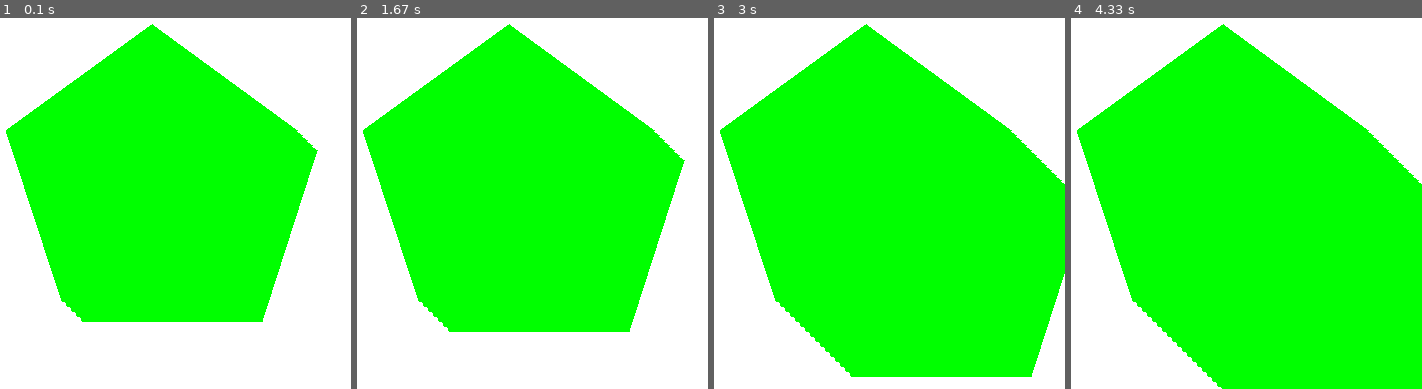
Above: before the commit, frames 1-4 (left to right).
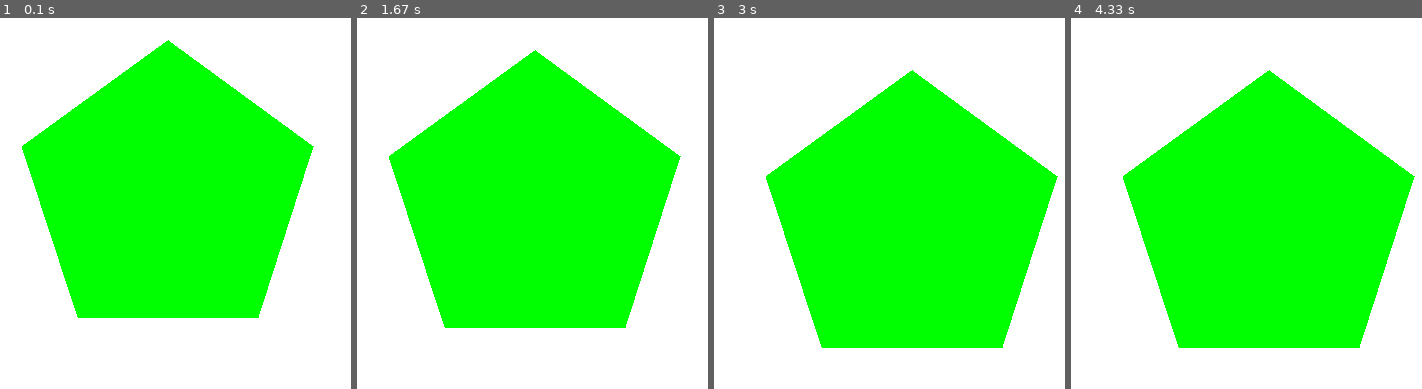
Above: after the commit, the same moments.

Repository: gdebord/hello_pygame
Game: pygame game, started from hello.py
Same seed, same stepped clock (60 frames per second), same inputs: the game is played once before the commit and once after it.
Inputs:
- Up to frame 1 (0.1 s): no input
- Up to frame 2 (1.67 s): tap Enter at 0.33 s
- Up to frame 3 (3 s): tap Space at 1.67, 2.13, 2.63 s
- Up to frame 4 (4.33 s): tap Space at 3.07, 3.57 s

The runs differ from the first frame. In frame 1, 6.2% of the frame differs, in the area x 1-91%, y 1-82%; in frame 2, 9.3%; in frame 3, 23%; in frame 4, 26%, in the area x 1-100%, y 1-100%.

Commit message:
messing around

Diff:
--- a/hello.py
+++ b/hello.py
@@ -1,4 +1,4 @@
-import pygame, sys
+import pygame, sys, time
 
 from pygame.locals import *
 
@@ -20,10 +20,15 @@
 #pygame.draw.polygon(DISPLAYSURF, GREEN, ((196,30),(341,136),(286,307),(106,307),(50,136)))
 
 x = 5
+diff = 5
+x_vector = 1
+y_vector = 1
 
 while True: # main game loop
 
   for event in pygame.event.get():
+
+    DISPLAYSURF.fill(WHITE)
 
     if event.type == QUIT:
 
@@ -31,9 +36,12 @@
 
       sys.exit()
 
-    pygame.draw.polygon(DISPLAYSURF, GREEN, ((196+x,30+x),(341+x,136+x),(286+x,307+x),(106+x,307+x),(50+x,136+x)))
+    else:
 
-    x+=5
+      pygame.draw.polygon(DISPLAYSURF, GREEN, ((196+x_vector, 30+y_vector),(341+x_vector, 136+y_vector),(286+x_vector,307+y_vector),(106+x_vector,307+y_vector),(50+x_vector,136+y_vector)))
 
+      if x_vector < 50:
+        x_vector += 5
+        y_vector += 5
 
     pygame.display.update()
